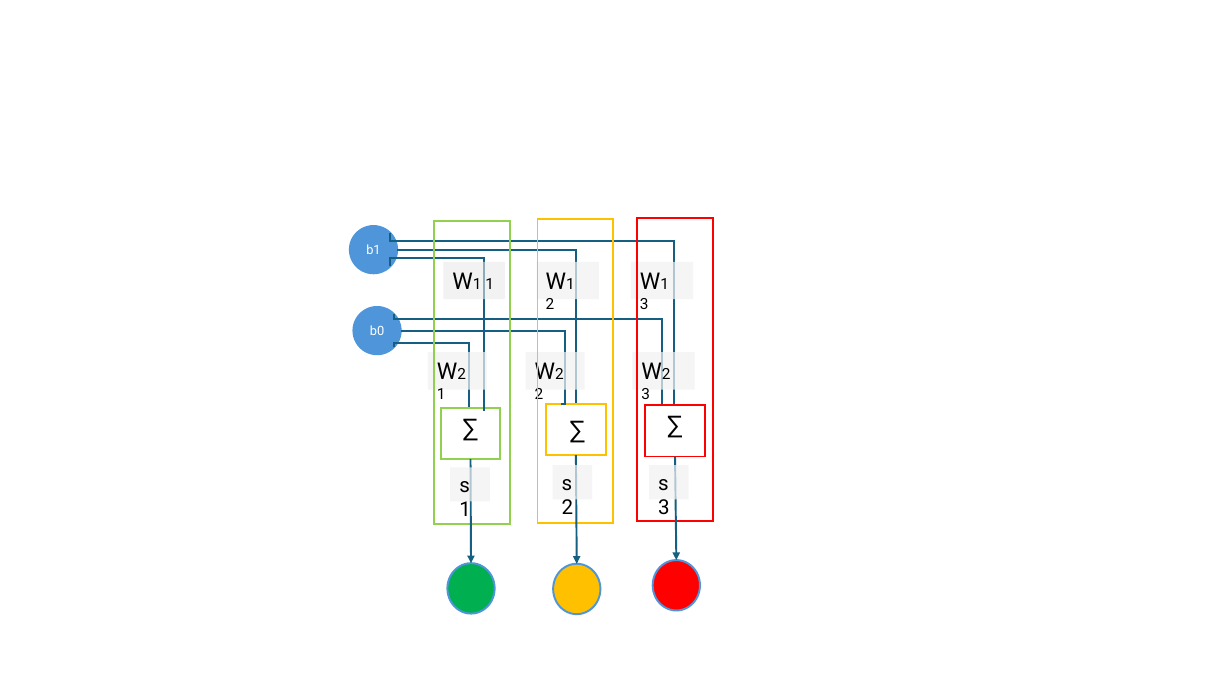
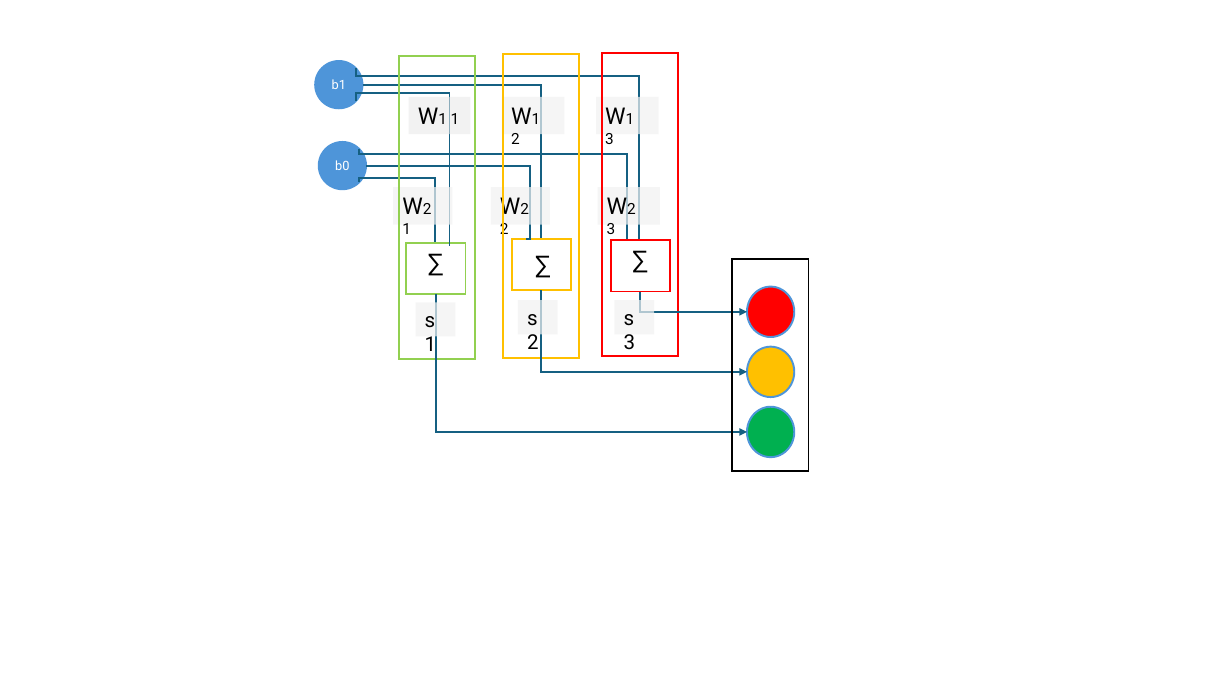
Before and after one commit to pirelaurent/IA_boite_blanche, a slide deck: slide 4 of outillage.pptx. Drawn at 1232x693 pixels with LibreOffice and Linux fonts; fonts in the diff are those of the drawing. Boxes give left, top, right and bottom in pixels: in the first picture for what was removed or moved away, otherwise in the second. Text is boxed around its words. In the diff, an @@ line names an element or a change of style, - is before the commit and + after.

```diff
--- a/outillage.pptx
+++ b/outillage.pptx
@@ 15 rectangles, 6 elbow lines, 3 texts, 2 ellipses: place and size @@
-15 rectangles, 6 elbow lines, 3 texts, 2 ellipses at <box>350,218,713,524</box>
+15 rectangles, 6 elbow lines, 3 texts, 2 ellipses at <box>315,53,678,360</box>
@@ rectangle added at <box>732,260,809,471</box>, outline #000000 1.5 pt @@
@@ elbow arrow added from (436, 294) to (747, 433), #156082 1.5 pt @@
@@ elbow arrow added from (542, 290) to (747, 372), #156082 1.5 pt @@
@@ elbow arrow added from (640, 292) to (747, 311), #156082 1.5 pt @@
@@ ellipse: place and size @@
-ellipse at <box>653,560,700,611</box>
+ellipse at <box>747,287,794,337</box>
@@ ellipse: place and size @@
-ellipse at <box>554,564,601,615</box>
+ellipse at <box>747,347,794,397</box>
@@ ellipse: place and size @@
-ellipse at <box>447,564,494,615</box>
+ellipse at <box>747,407,794,457</box>
@@ arrow removed from (470, 459) to (471, 564) @@
@@ arrow removed from (576, 456) to (577, 564) @@
@@ arrow removed from (676, 457) to (677, 560) @@
```
Also in this commit, not shown: 2 slides added, 1 slide removed, 9 other files.
